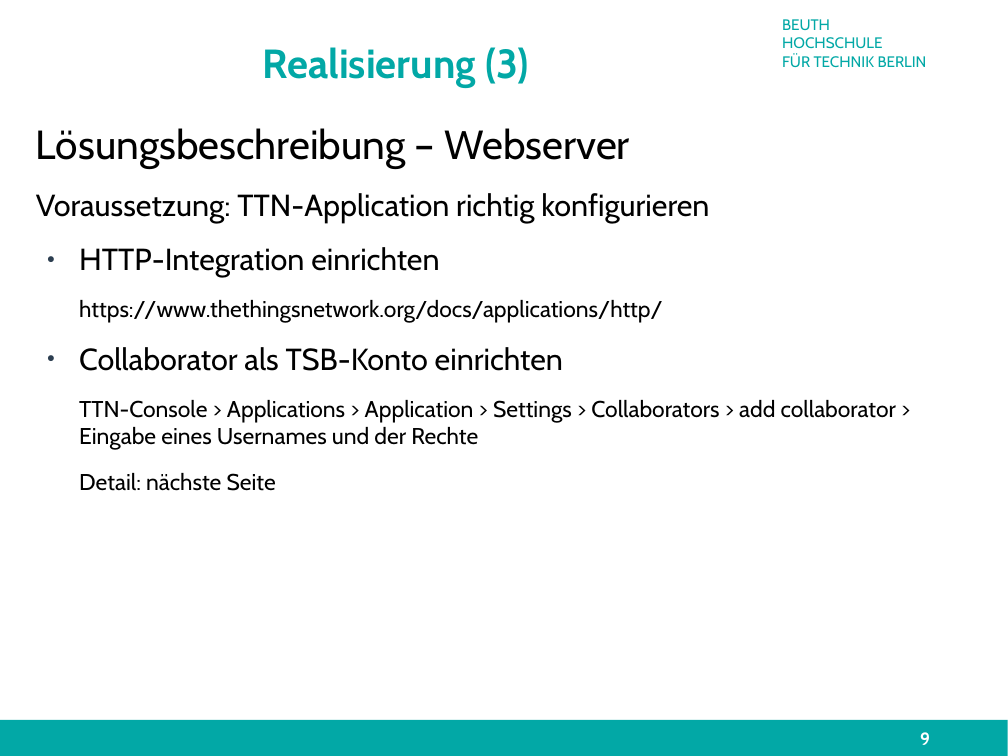
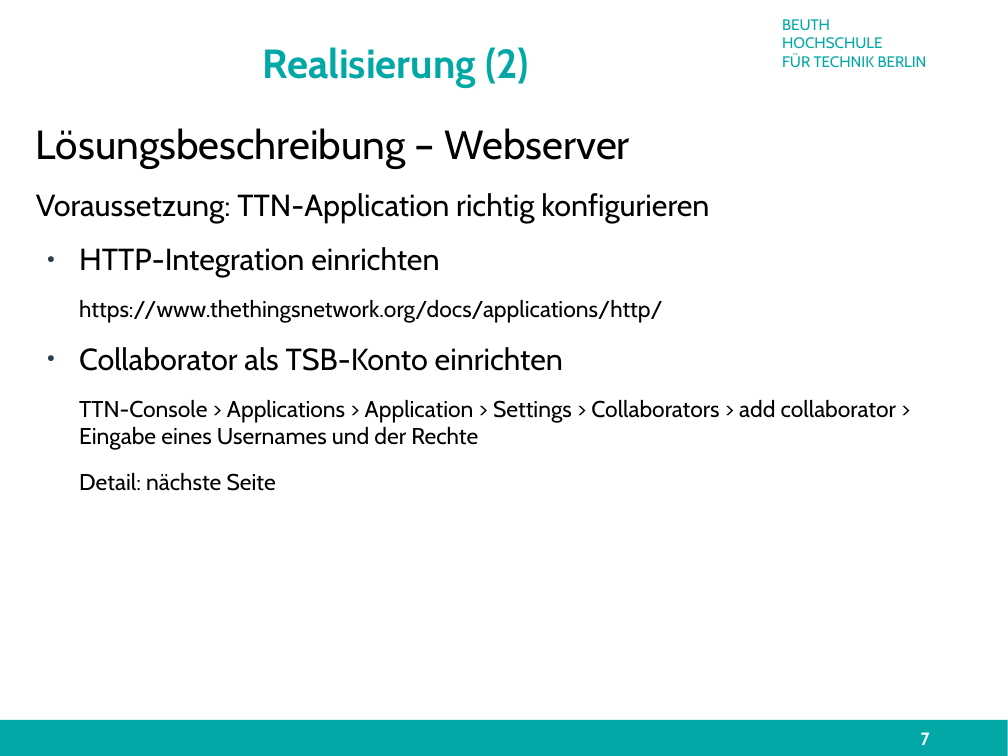
Before and after one commit to technologiestiftung/flussbad, a slide deck: slide 7 of doc/presentation/finalPresentation.odp (slide 9 before the commit). Drawn at 1008x756 pixels with LibreOffice and Linux fonts; fonts in the diff are those of the drawing; background and template pictures are left out. Boxes give left, top, right and bottom in pixels: in the first picture for what was removed or moved away, otherwise in the second. Text is boxed around its words. In the diff, an @@ line names an element or a change of style, - is before the commit and + after.

```diff
--- a/doc/presentation/finalPresentation.odp
+++ b/doc/presentation/finalPresentation.odp
@@ title at box(263, 47, 529, 87): text changed @@
-Realisierung (3)
+Realisierung (2)
@@ page number at box(921, 732, 930, 745): text changed @@
-9
+7
```
Also in this commit, not shown: 5 other slides changed, 1 slide added, 2 slides removed, 1 other file.
